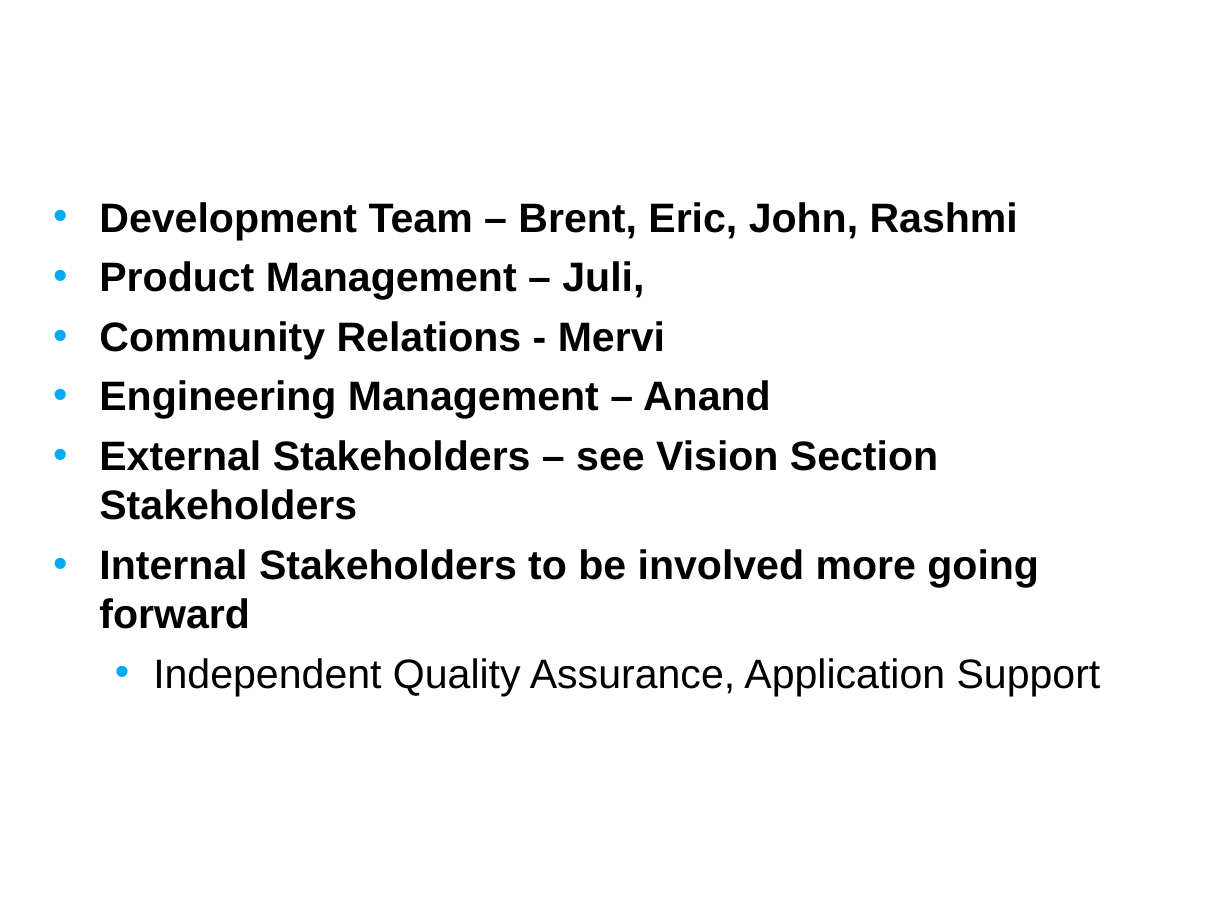
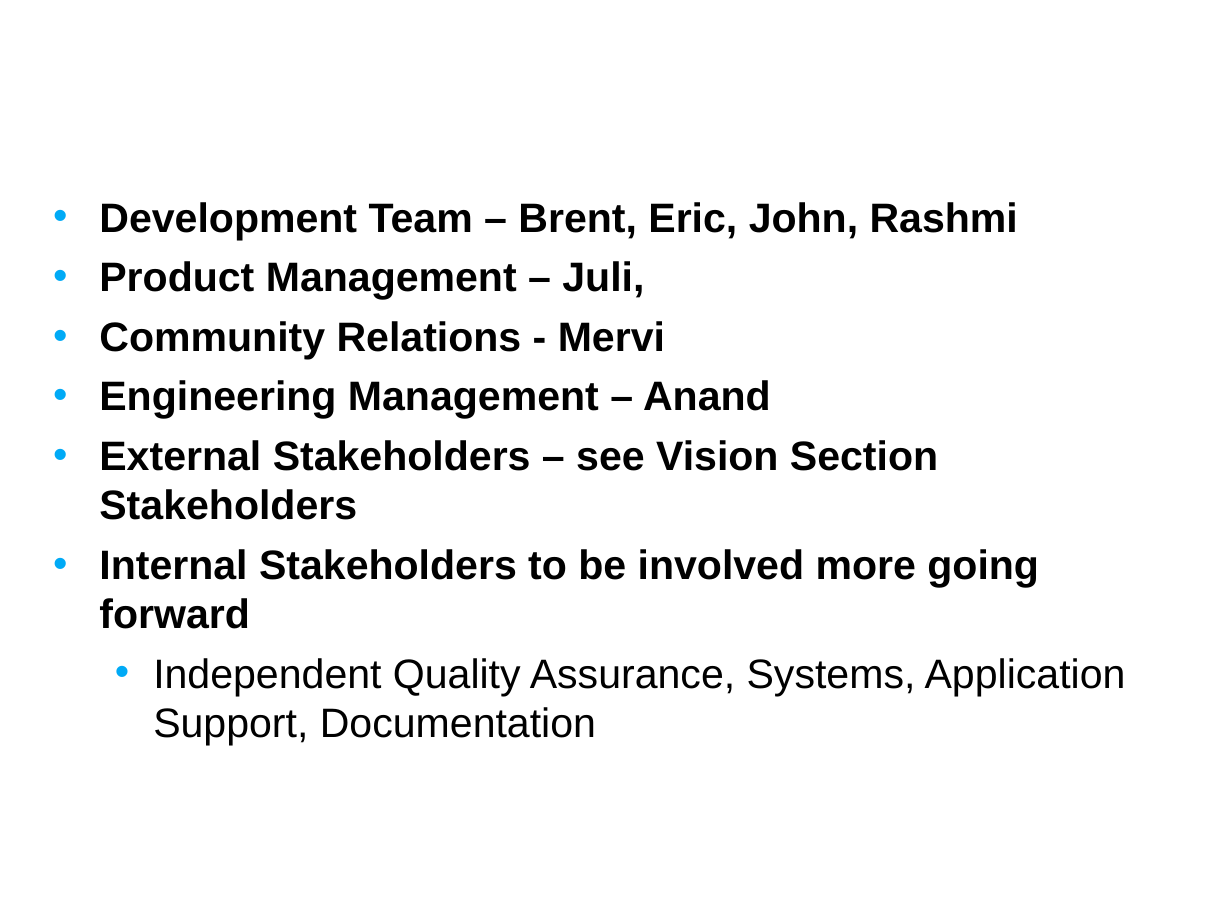
Before and after one commit to NCIP/caarray-docs, a slide deck: slide 7 of project_management/reports/inception_postmortem.ppt. Drawn at 1232x924 pixels with LibreOffice and Linux fonts; fonts in the diff are those of the drawing; background and template pictures are left out. Boxes give left, top, right and bottom in pixels: in the first picture for what was removed or moved away, otherwise in the second. Text is boxed around its words. In the diff, an @@ line names an element or a change of style, - is before the commit and + after.

```diff
--- a/project_management/reports/inception_postmortem.ppt
+++ b/project_management/reports/inception_postmortem.ppt
@@ text at bbox=[153, 658, 1126, 745]: text changed @@
-  • Independent Quality Assurance, Application Support
+  • Independent Quality Assurance, Systems, Application Support, Documentation
```
Also in this commit, not shown: 9 other slides changed, 2 slides added, 1 slide removed.
